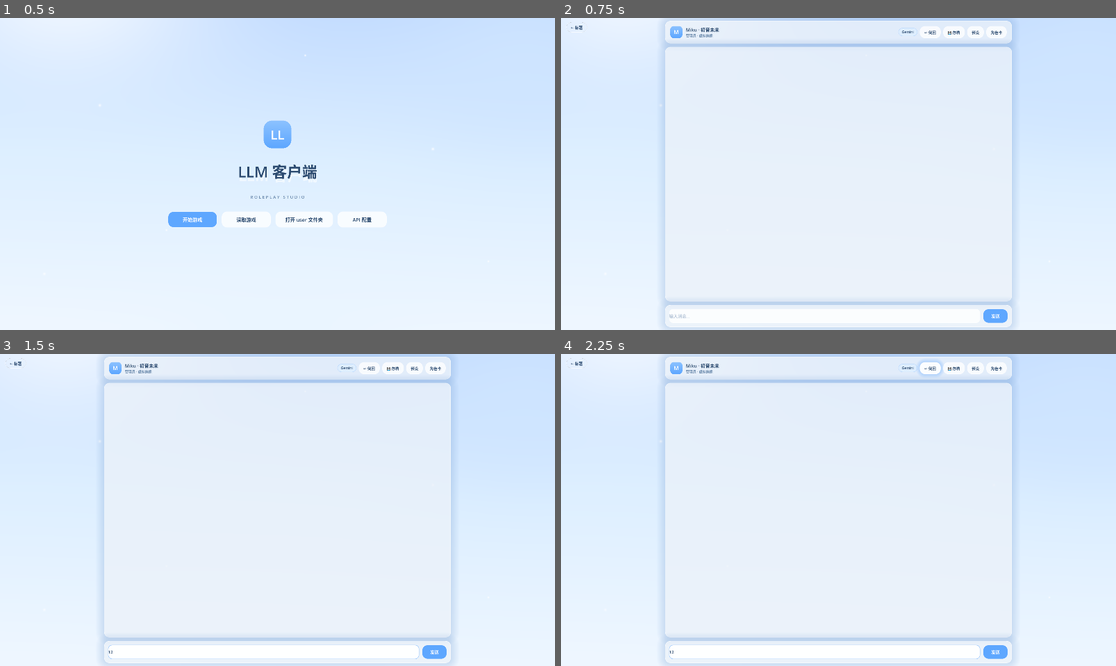
Above: before the commit, frames 1-4 (two rows, left to right).
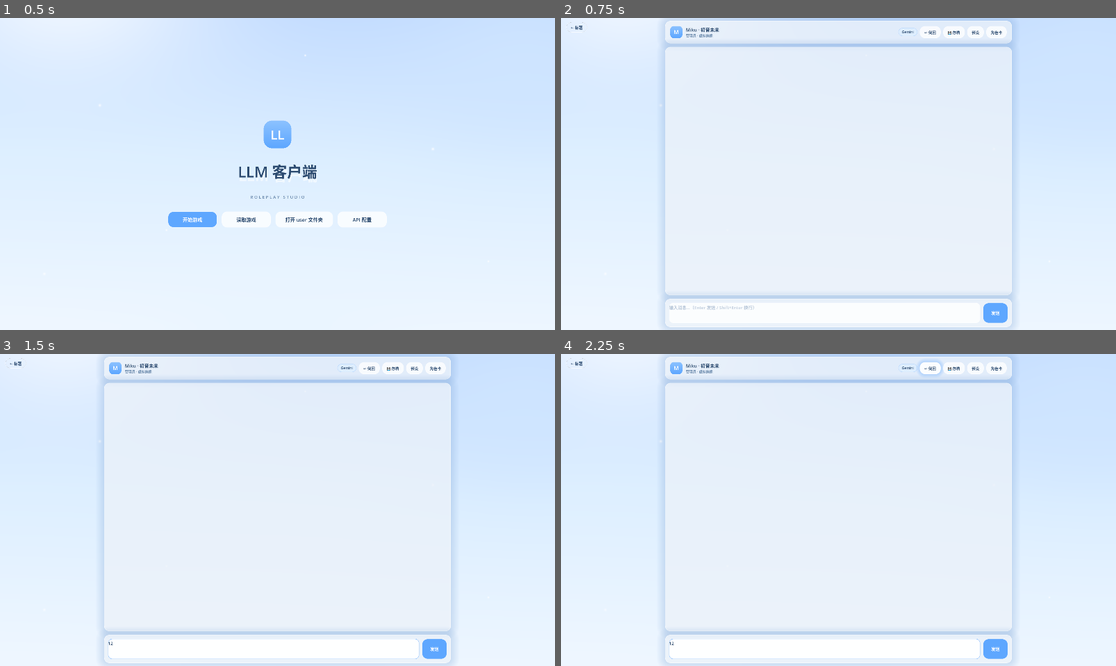
Above: after the commit, the same moments.

Repository: maru044/godot-llm-client
Game: Godot game, scene res://scenes/main.tscn
Same seed, same stepped clock (60 frames per second), same inputs: the game is played once before the commit and once after it.
Inputs (mouse positions are in pixels of both pictures, inside the frame that each line leads up to):
- Up to frame 1 (0.5 s): no input
- Up to frame 2 (0.75 s): click "开始游戏" at 0.5 s
- Up to frame 3 (1.5 s): click (266, 653) at 1.27 s; type "12" at 1.35 s
- Up to frame 4 (2.25 s): click "↩ 倒回" at 2 s

Frame 1 is identical in both runs. In frame 2, 1.6% of the frame differs, in the area x 18-82%, y 87-97%; in frame 3, 1.6%; in frame 4, 1.6%.

Commit message:
feat: 输入栏改为多行(TextEdit), Enter发送 Shift+Enter换行

Diff:
--- a/scripts/UIShell.gd
+++ b/scripts/UIShell.gd
@@ -15,7 +15,7 @@
 
 # --- 聊天页运行期引用（供追加消息 / 读取输入） ---
 var _msg_box: VBoxContainer
-var _input_line: LineEdit
+var _input_line: TextEdit             # 多行输入框
 var _send_button: Button             # 发送按钮（用于思考中禁用）
 var _model_reply_count: int = 0    # 当前模型回复槽位，便于追加
 
@@ -269,11 +269,12 @@
 	irow.add_theme_constant_override("separation", 10)
 	input_bar.add_child(irow)
 
-	var input := LineEdit.new()
+	var input := TextEdit.new()
 	input.name = "Input"
-	input.placeholder_text = "输入消息…"
-	input.custom_minimum_size = Vector2(0, 46)
+	input.placeholder_text = "输入消息…（Enter 发送 / Shift+Enter 换行）"
+	input.custom_minimum_size = Vector2(0, 70)
 	input.size_flags_horizontal = Control.SIZE_EXPAND_FILL
+	input.wrap_mode = 1  # TextEdit.LineWrappingMode.WRAP_WORD
 	input.add_theme_font_override("font", UI.font(15, 400))
 	input.add_theme_font_size_override("font_size", 15)
 	input.add_theme_color_override("font_color", Palette.BA_TEXT)
@@ -283,8 +284,8 @@
 	input.add_theme_stylebox_override("focus", UI.input_box(true, 14, 11, 16))
 	irow.add_child(input)
 	_input_line = input
-	# 回车发送
-	input.text_submitted.connect(_on_input_submitted)
+	# enter 发送 / shift+enter 换行
+	input.gui_input.connect(_on_input_key)
 
 	var b_send := UI.button("发送", true, false, 15, 13, 28)
 	b_send.pressed.connect(_on_send_pressed)
@@ -1132,10 +1133,20 @@
 
 # ================= 对话发送与响应 =================
 
-## 输入框回车提交
-func _on_input_submitted(text: String) -> void:
-	if text.strip_edges() != "":
-		send_message(text)
+## 多行输入框按键处理：Enter 发送（无 Shift）；Shift+Enter 放行（TextEdit 默认换行）
+func _on_input_key(event: InputEvent) -> void:
+	if _input_line == null:
+		return
+	if event is InputEventKey and event.pressed:
+		var key: int = event.keycode
+		if key == KEY_ENTER or key == KEY_KP_ENTER:
+			if event.shift_pressed:
+				return  # shift+enter：让 TextEdit 插入换行，不拦截
+			# 无 shift 的 Enter：拦截并发送
+			_input_line.accept_event()
+			var text := _input_line.text
+			if text.strip_edges() != "":
+				send_message(text)
 
 ## 发送按钮点击
 func _on_send_pressed() -> void:
--- /dev/null
+++ b/tools/multiline_input_test.gd
@@ -0,0 +1,41 @@
+extends Node
+
+## 阶段6 · 多行输入栏测试：输入框应为 TextEdit(多行)，支持 enter/shift+enter 逻辑
+## 用法：--headless --scene res://tools/multiline_input_test.tscn
+
+func _ready() -> void:
+	print("[MI] 开始多行输入测试")
+	var shell = load("res://scripts/UIShell.gd").new()
+	get_tree().root.call_deferred("add_child", shell)
+	await get_tree().process_frame
+
+	# 找聊天页的 Input
+	var chat: Control = shell._screens.get("screen-chat")
+	var input = null
+	if chat:
+		for c in chat.get_children():
+			var in2 = c.find_child("Input", true, false)
+			if in2:
+				input = in2
+				break
+	print("[MI] Input 找到: ", input != null)
+	if input == null:
+		print("[MI] ❌ 未找到 Input")
+		get_tree().quit(0)
+		return
+
+	print("[MI] Input 类型: ", input.get_class())
+	var is_multiline := input is TextEdit
+	if is_multiline:
+		print("[MI] ✅ 输入栏为 TextEdit(多行)")
+	else:
+		print("[MI] ❌ 不是多行 TextEdit")
+
+	# 验证 wrap_mode 已设(>0)
+	var wrap = int(input.wrap_mode)
+	print("[MI] wrap_mode=", wrap, " (>0 则自动换行)")
+	if wrap > 0:
+		print("[MI] ✅ 已启用自动换行")
+
+	shell.queue_free()
+	get_tree().quit(0)
--- /dev/null
+++ b/tools/multiline_input_test.tscn
@@ -0,0 +1,6 @@
+[gd_scene load_steps=2 format=3]
+
+[ext_resource type="Script" path="res://tools/multiline_input_test.gd" id="1_mi"]
+
+[node name="MultilineInputTest" type="Node"]
+script = ExtResource("1_mi")
Not shown, added: tools/multiline_input_test.gd.uid
Not shown, added: tools/preset_add_test.gd.uid
